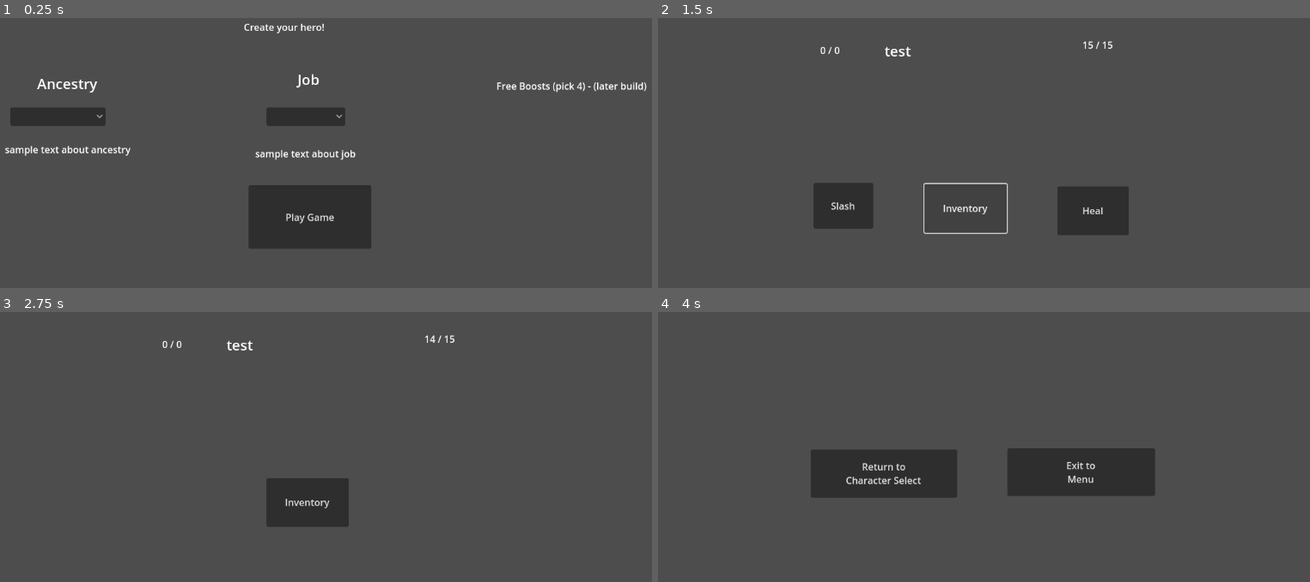
Above: before the commit, frames 1-4 (two rows, left to right).
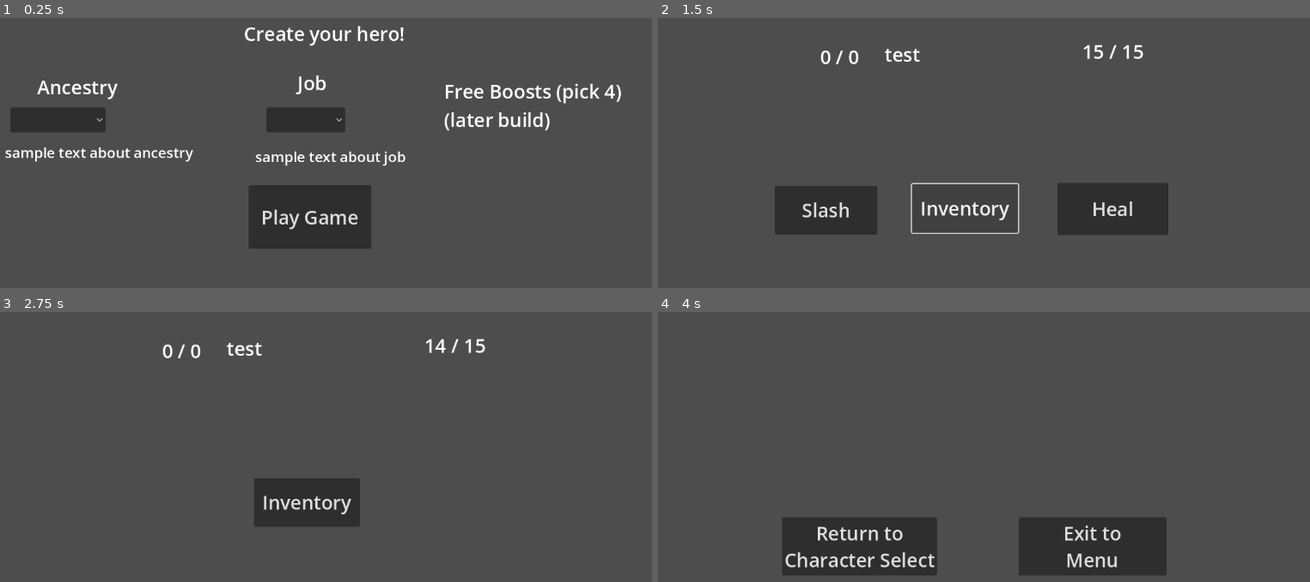
Above: after the commit, the same moments.

Repository: CawsualCrow/Capstone
Game: Godot game, scene res://Scenes/main.tscn
Same seed, same stepped clock (60 frames per second), same inputs: the game is played once before the commit and once after it. The engine's default icon, where the game draws it, is replaced by a stand-in: a white triangle on a blue panel in a dark square.
Inputs:
- Up to frame 1 (0.25 s): no input
- Up to frame 2 (1.5 s): click "Play Game" at 0.5 s; click "Inventory" at 1.25 s
- Up to frame 3 (2.75 s): click "Slash" at 2 s
- Up to frame 4 (4 s): click "Inventory" at 2.75 s; click "Inventory" at 3.5 s

The runs differ from the first frame. In frame 1, 4.7% of the frame differs, in the area x 0-100%, y 1-79%; in frame 2, 4.1%; in frame 3, 1.5%; in frame 4, 17%, in the area x 19-78%, y 50-98%.

Commit message:
ui text size
adjust text size

Diff:
--- a/samplecombatloop - Copy/Scenes/main.tscn
+++ b/samplecombatloop - Copy/Scenes/main.tscn
@@ -45,17 +45,19 @@
 script = ExtResource("7_6bp64")
 
 [node name="Slash" type="Button" parent="HUD"]
-offset_left = 293.0
-offset_top = 409.0
-offset_right = 393.0
-offset_bottom = 486.0
+offset_left = 228.0
+offset_top = 414.0
+offset_right = 400.0
+offset_bottom = 496.0
+theme_override_font_sizes/font_size = 32
 text = "Slash"
 
 [node name="Heal" type="Button" parent="HUD"]
 offset_left = 702.0
-offset_top = 415.0
-offset_right = 822.0
+offset_top = 409.0
+offset_right = 888.0
 offset_bottom = 497.0
+theme_override_font_sizes/font_size = 32
 text = "Heal"
 
 [node name="Player_Health" type="Label" parent="HUD"]
@@ -63,6 +65,7 @@
 offset_top = 174.0
 offset_right = 344.0
 offset_bottom = 197.0
+theme_override_font_sizes/font_size = 32
 script = ExtResource("8_344ge")
 
 [node name="AI_Health" type="Label" parent="HUD"]
@@ -70,6 +73,7 @@
 offset_top = 165.0
 offset_right = 784.0
 offset_bottom = 188.0
+theme_override_font_sizes/font_size = 32
 script = ExtResource("8_344ge")
 
 [node name="Text_Output" type="Label" parent="HUD"]
@@ -77,14 +81,15 @@
 offset_top = 170.0
 offset_right = 683.0
 offset_bottom = 260.0
-theme_override_font_sizes/font_size = 24
+theme_override_font_sizes/font_size = 32
 text = "test"
 
-[node name="Button" type="Button" parent="HUD"]
-offset_left = 479.0
+[node name="Inventory" type="Button" parent="HUD"]
+offset_left = 458.0
 offset_top = 411.0
-offset_right = 617.0
+offset_right = 636.0
 offset_bottom = 493.0
+theme_override_font_sizes/font_size = 32
 text = "Inventory"
 
 [node name="Character Creator" type="CanvasLayer" parent="."]
@@ -95,6 +100,7 @@
 offset_top = 135.0
 offset_right = 481.0
 offset_bottom = 158.0
+theme_override_font_sizes/font_size = 32
 text = "Create your hero!"
 
 [node name="Ancestry_Title" type="Label" parent="Character Creator"]
@@ -102,7 +108,7 @@
 offset_top = 225.0
 offset_right = 162.0
 offset_bottom = 248.0
-theme_override_font_sizes/font_size = 24
+theme_override_font_sizes/font_size = 32
 text = "Ancestry"
 
 [node name="Job_Title" type="Label" parent="Character Creator"]
@@ -110,21 +116,24 @@
 offset_top = 218.0
 offset_right = 571.0
 offset_bottom = 241.0
-theme_override_font_sizes/font_size = 24
+theme_override_font_sizes/font_size = 32
 text = "Job"
 
 [node name="Boost_Title" type="Label" parent="Character Creator"]
-offset_left = 865.0
-offset_top = 234.0
-offset_right = 1107.0
-offset_bottom = 257.0
-text = "Free Boosts (pick 4) - (later build)"
+offset_left = 777.0
+offset_top = 232.0
+offset_right = 1102.0
+offset_bottom = 325.0
+theme_override_font_sizes/font_size = 32
+text = "Free Boosts (pick 4)
+(later build)"
 
 [node name="Ancestry_Selection" type="OptionButton" parent="Character Creator"]
 offset_left = 49.0
 offset_top = 282.0
 offset_right = 209.0
 offset_bottom = 302.0
+theme_override_font_sizes/font_size = 24
 item_count = 3
 popup/item_0/text = "Human"
 popup/item_0/id = 0
@@ -138,6 +147,7 @@
 offset_top = 282.0
 offset_right = 611.0
 offset_bottom = 302.0
+theme_override_font_sizes/font_size = 24
 item_count = 3
 popup/item_0/text = "Fighter"
 popup/item_0/id = 0
@@ -151,6 +161,7 @@
 offset_top = 341.0
 offset_right = 251.0
 offset_bottom = 370.0
+theme_override_font_sizes/font_size = 24
 text = "sample text about ancestry"
 
 [node name="Job_Description" type="Label" parent="Character Creator"]
@@ -158,6 +169,7 @@
 offset_top = 348.0
 offset_right = 629.0
 offset_bottom = 390.0
+theme_override_font_sizes/font_size = 24
 text = "sample text about job"
 
 [node name="Start_Game" type="Button" parent="Character Creator"]
@@ -165,6 +177,7 @@
 offset_top = 413.0
 offset_right = 655.0
 offset_bottom = 520.0
+theme_override_font_sizes/font_size = 32
 text = "Play Game"
 
 [node name="Level_Up_Screen" type="CanvasLayer" parent="."]
@@ -175,15 +188,15 @@
 offset_top = 147.0
 offset_right = 695.0
 offset_bottom = 189.0
-theme_override_font_sizes/font_size = 30
+theme_override_font_sizes/font_size = 32
 text = "You gained a level!"
 
 [node name="Label" type="Label" parent="Level_Up_Screen"]
-offset_left = 289.0
-offset_top = 269.0
-offset_right = 832.0
-offset_bottom = 338.0
-theme_override_font_sizes/font_size = 24
+offset_left = 288.0
+offset_top = 238.0
+offset_right = 881.0
+offset_bottom = 307.0
+theme_override_font_sizes/font_size = 32
 text = "Choose an Ability Modifier to increase:"
 
 [node name="Finish_Level_Up" type="Button" parent="Level_Up_Screen"]
@@ -191,7 +204,7 @@
 offset_top = 510.0
 offset_right = 688.0
 offset_bottom = 599.0
-theme_override_font_sizes/font_size = 24
+theme_override_font_sizes/font_size = 32
 text = "Next Combat!"
 
 [node name="Stat_boost" type="OptionButton" parent="Level_Up_Screen"]
@@ -199,6 +212,7 @@
 offset_top = 302.0
 offset_right = 439.0
 offset_bottom = 361.0
+theme_override_font_sizes/font_size = 32
 item_count = 4
 popup/item_0/text = "Strength"
 popup/item_0/id = 0
@@ -214,7 +228,7 @@
 offset_top = 519.0
 offset_right = 1015.0
 offset_bottom = 601.0
-theme_override_font_sizes/font_size = 24
+theme_override_font_sizes/font_size = 32
 text = "Change Inventory"
 
 [node name="Inventory" type="CanvasLayer" parent="."]
@@ -225,7 +239,7 @@
 offset_top = 57.0
 offset_right = 569.0
 offset_bottom = 80.0
-theme_override_font_sizes/font_size = 24
+theme_override_font_sizes/font_size = 32
 text = "Inventory"
 
 [node name="Weapon_Title" type="Label" parent="Inventory"]
@@ -233,13 +247,15 @@
 offset_top = 303.0
 offset_right = 102.0
 offset_bottom = 326.0
+theme_override_font_sizes/font_size = 32
 text = "Weapon"
 
 [node name="Weapon_Selector" type="OptionButton" parent="Inventory"]
-offset_left = 49.0
-offset_top = 346.0
-offset_right = 181.0
-offset_bottom = 397.0
+offset_left = 55.0
+offset_top = 364.0
+offset_right = 187.0
+offset_bottom = 415.0
+theme_override_font_sizes/font_size = 32
 item_count = 2
 popup/item_0/text = "Shortsword"
 popup/item_0/id = 0
@@ -247,58 +263,59 @@
 popup/item_1/id = 1
 
 [node name="Equip_Weapon" type="Button" parent="Inventory"]
-offset_left = 207.0
-offset_top = 355.0
-offset_right = 279.0
-offset_bottom = 409.0
+offset_left = 61.0
+offset_top = 438.0
+offset_right = 212.0
+offset_bottom = 529.0
+theme_override_font_sizes/font_size = 32
 text = "Equip
-Weaoon"
+Weapon"
 
 [node name="Armor_Title" type="Label" parent="Inventory"]
-visible = false
 offset_left = 380.0
 offset_top = 302.0
 offset_right = 430.0
 offset_bottom = 325.0
+theme_override_font_sizes/font_size = 32
 text = "Armor"
 
 [node name="Armor_Selector" type="OptionButton" parent="Inventory"]
-visible = false
-offset_left = 379.0
-offset_top = 339.0
-offset_right = 506.0
-offset_bottom = 394.0
+offset_left = 377.0
+offset_top = 358.0
+offset_right = 504.0
+offset_bottom = 413.0
+theme_override_font_sizes/font_size = 32
 
 [node name="Equip_Armor" type="Button" parent="Inventory"]
-visible = false
-offset_left = 538.0
-offset_top = 337.0
-offset_right = 596.0
-offset_bottom = 391.0
+offset_left = 380.0
+offset_top = 438.0
+offset_right = 487.0
+offset_bottom = 536.0
+theme_override_font_sizes/font_size = 32
 text = "Equip
 Armor"
 
 [node name="Consumables_Title" type="Label" parent="Inventory"]
-visible = false
-offset_left = 706.0
-offset_top = 300.0
-offset_right = 811.0
-offset_bottom = 323.0
+offset_left = 686.0
+offset_top = 314.0
+offset_right = 894.0
+offset_bottom = 359.0
+theme_override_font_sizes/font_size = 32
 text = "Consumables"
 
 [node name="Consumables_Selector" type="OptionButton" parent="Inventory"]
-visible = false
-offset_left = 706.0
-offset_top = 340.0
-offset_right = 852.0
-offset_bottom = 402.0
+offset_left = 694.0
+offset_top = 367.0
+offset_right = 840.0
+offset_bottom = 429.0
+theme_override_font_sizes/font_size = 32
 
 [node name="Use_Item" type="Button" parent="Inventory"]
-visible = false
-offset_left = 932.0
-offset_top = 343.0
-offset_right = 1013.0
-offset_bottom = 397.0
+offset_left = 692.0
+offset_top = 446.0
+offset_right = 841.0
+offset_bottom = 544.0
+theme_override_font_sizes/font_size = 32
 text = "Use
 Item"
 
@@ -311,12 +328,12 @@
 anchor_top = 0.145
 anchor_right = 0.753
 anchor_bottom = 0.557
-offset_left = -0.456024
-offset_top = -8.96001
-offset_right = -0.456055
-offset_bottom = 0.0639648
+offset_left = -60.456
+offset_top = -26.96
+offset_right = 132.544
+offset_bottom = 39.064
 size_flags_horizontal = 4
-theme_override_font_sizes/font_size = 24
+theme_override_font_sizes/font_size = 32
 text = "You feel a sharp pain as the creature attacks you.
 Your weapon falls from your hand as the world
 spins and slows as your vision fades. Your
@@ -324,24 +341,23 @@
 
 You have fallen in the dungeon.
 Try again?"
-visible_characters = 0
-visible_ratio = 0.0
+visible_ratio = -0.00487805
 
 [node name="Start_Over" type="Button" parent="Game_Over"]
-offset_left = 288.0
-offset_top = 363.0
-offset_right = 534.0
-offset_bottom = 444.0
-theme_override_font_sizes/font_size = 16
+offset_left = 240.0
+offset_top = 477.0
+offset_right = 486.0
+offset_bottom = 558.0
+theme_override_font_sizes/font_size = 32
 text = "Return to
 Character Select"
 
 [node name="Quit_to_menu" type="Button" parent="Game_Over"]
-offset_left = 618.0
-offset_top = 361.0
-offset_right = 866.0
-offset_bottom = 441.0
-theme_override_font_sizes/font_size = 16
+offset_left = 637.0
+offset_top = 477.0
+offset_right = 885.0
+offset_bottom = 557.0
+theme_override_font_sizes/font_size = 32
 text = "Exit to
 Menu"
 
@@ -353,6 +369,7 @@
 offset_top = 85.0
 offset_right = 830.0
 offset_bottom = 325.0
+theme_override_font_sizes/font_size = 32
 text = "Filler Description"
 
 [node name="Continue__To_Combat" type="Button" parent="Event_HUD"]
@@ -362,17 +379,18 @@
 offset_bottom = 508.0
 size_flags_horizontal = 4
 size_flags_vertical = 8
-theme_override_font_sizes/font_size = 24
+theme_override_font_sizes/font_size = 32
 text = "Continue"
 
 [node name="Navigation" type="CanvasLayer" parent="."]
+visible = false
 
 [node name="North" type="Button" parent="Navigation"]
 offset_left = 266.0
 offset_top = 420.0
 offset_right = 464.0
 offset_bottom = 502.0
-theme_override_font_sizes/font_size = 24
+theme_override_font_sizes/font_size = 32
 text = "North"
 
 [node name="West" type="Button" parent="Navigation"]
@@ -380,7 +398,7 @@
 offset_top = 531.0
 offset_right = 240.0
 offset_bottom = 613.0
-theme_override_font_sizes/font_size = 24
+theme_override_font_sizes/font_size = 32
 text = "West"
 
 [node name="South" type="Button" parent="Navigation"]
@@ -388,7 +406,7 @@
 offset_top = 532.0
 offset_right = 463.0
 offset_bottom = 614.0
-theme_override_font_sizes/font_size = 24
+theme_override_font_sizes/font_size = 32
 text = "South"
 
 [node name="East" type="Button" parent="Navigation"]
@@ -396,7 +414,7 @@
 offset_top = 534.0
 offset_right = 692.0
 offset_bottom = 616.0
-theme_override_font_sizes/font_size = 24
+theme_override_font_sizes/font_size = 32
 text = "East"
 
 [node name="Button5" type="Button" parent="Navigation"]
@@ -404,6 +422,7 @@
 offset_top = 419.0
 offset_right = 242.0
 offset_bottom = 501.0
+theme_override_font_sizes/font_size = 32
 text = "[assign later]"
 
 [node name="Button6" type="Button" parent="Navigation"]
@@ -411,6 +430,7 @@
 offset_top = 419.0
 offset_right = 696.0
 offset_bottom = 501.0
+theme_override_font_sizes/font_size = 32
 text = "[assign later]"
 
 [node name="Output" type="Label" parent="Navigation"]
@@ -418,14 +438,21 @@
 offset_top = 32.0
 offset_right = 694.0
 offset_bottom = 396.0
+theme_override_font_sizes/font_size = 32
+text = "Sample Text: Room Description Here"
+autowrap_mode = 2
 
 [node name="PlayerInfo" type="Label" parent="Navigation"]
 offset_left = 721.0
 offset_top = 419.0
-offset_right = 1108.0
+offset_right = 1132.0
 offset_bottom = 618.0
+theme_override_font_sizes/font_size = 32
+text = "Sample Text: Player Info Here"
+autowrap_mode = 2
 
 [node name="Map" type="CanvasLayer" parent="."]
+visible = false
 script = ExtResource("16_b3802")
 
 [node name="2x2Map" type="TextureRect" parent="Map"]
Not shown, added: samplecombatloop - Copy/export_presets.cfg
